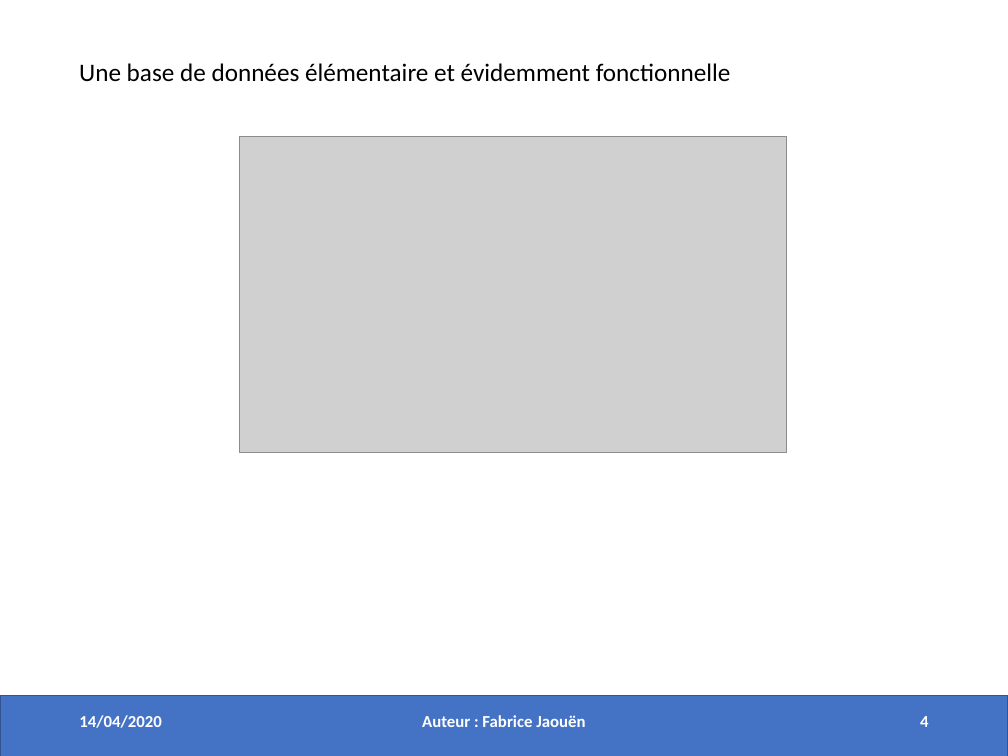
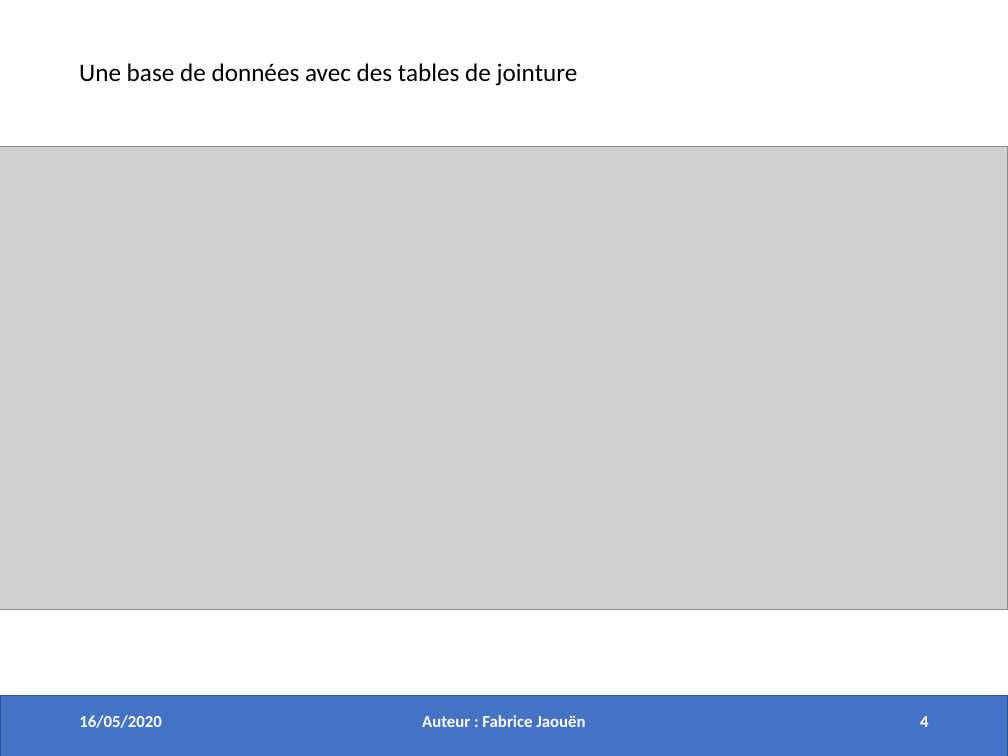
Before and after one commit to Fabrice-64/OC_Project_5, a slide deck: slide 4 of Project_5_Deliverables/Presentation_projet_5.pptx. Drawn at 1008x756 pixels with LibreOffice and Linux fonts; fonts in the diff are those of the drawing; grey boxes stand for pictures. Boxes give left, top, right and bottom in pixels: in the first picture for what was removed or moved away, otherwise in the second. Text is boxed around its words. In the diff, an @@ line names an element or a change of style, - is before the commit and + after.

```diff
--- a/Project_5_Deliverables/Presentation_projet_5.pptx
+++ b/Project_5_Deliverables/Presentation_projet_5.pptx
@@ text at [79,63,578,86]: text changed @@
-Une base de données élémentaire et évidemment fonctionnelle
+Une base de données avec des tables de jointure
@@ picture added at [0,146,1008,609] @@
@@ picture removed at [240,137,786,453] @@
@@ text at [79,715,161,728]: text changed @@
-14/04/2020
+16/05/2020
```
Also in this commit, not shown: 3 other slides changed, 9 other files.
